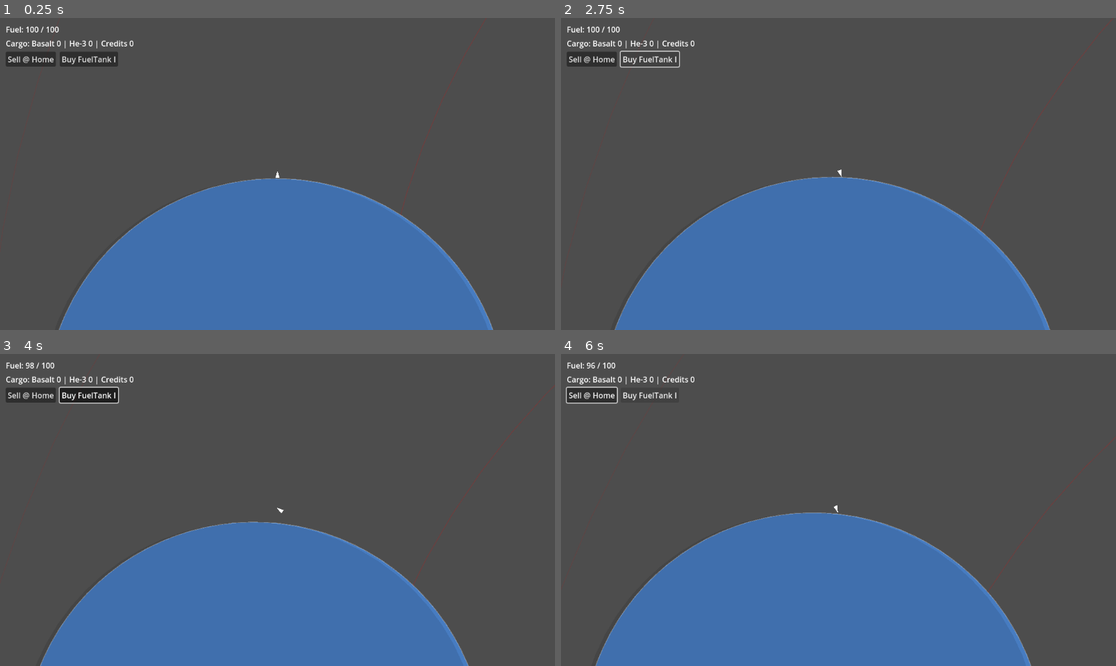
Above: before the commit, frames 1-4 (two rows, left to right).
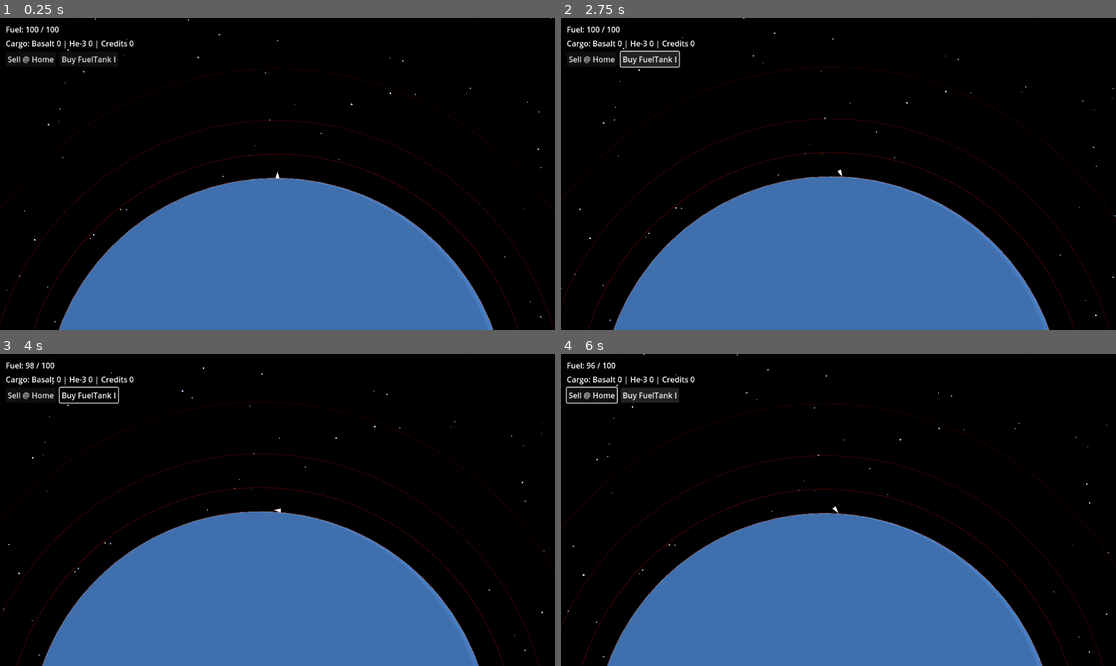
Above: after the commit, the same moments.

Repository: orrybaram/retrograde
Game: Godot game, scene res://scenes/Main.tscn
The game is run twice, just before and just after one commit, with the same random seed, the same clock (stepped at 60 frames per second) and the same inputs.
Inputs:
- Up to frame 1 (0.25 s): no input
- Up to frame 2 (2.75 s): click "Sell @ Home" at 0.5 s; click "Buy FuelTank I" at 1.25 s; tap Enter at 2 s; hold Right (turn_right) from 2.03 s (still down); hold Space (boost) from 2.03 s (still down)
- Up to frame 3 (4 s): release Right (turn_right) at 2.78 s; release Space (boost) at 2.78 s; hold Down (reverse_thrust) 2.78-3.53 s; tap Space (boost) at 2.85 s; hold Right (turn_right) from 3.53 s (still down); hold Space (boost) from 3.53 s (still down)
- Up to frame 4 (6 s): release Right (turn_right) at 4.28 s; release Space (boost) at 4.28 s; hold Down (reverse_thrust) 4.28-5.03 s; tap Space (boost) at 4.35, 5.85 s; hold Space (boost) 5.03-5.78 s; hold Left (turn_left) from 5.03 s (still down)

The runs differ from the first frame. In frame 1, 72% of the frame differs, in the area x 0-100%, y 0-100%; in frame 2, 72%; in frame 3, 74%; in frame 4, 73%.
Error in both runs: Invalid access to property or key 'global_position' on a base object of type 'null instance'. (res://scripts/HUD.gd:39)

Commit message:
feat: add stars and update gravity viz

Diff:
--- a/Entities/Planet/Planet.tscn
+++ b/Entities/Planet/Planet.tscn
@@ -40,6 +40,8 @@
 material = SubResource("CanvasItemMaterial_xv80x")
 script = ExtResource("5_sskfm")
 outline_color = Color(0.88, 0.070399985, 0.070399985, 0.31764707)
+ring_count = 5
+max_radius_multiplier = 5.0
 
 [node name="OrbitVisual" type="Node2D" parent="."]
 script = ExtResource("6")
--- a/project.godot
+++ b/project.godot
@@ -14,6 +14,10 @@
 run/main_scene="res://scenes/Main.tscn"
 config/features=PackedStringArray("4.5")
 config/icon="res://icon.svg"
+
+[autoload]
+
+RNG="*res://scripts/RNG.gd"
 
 [input]
 
--- a/scenes/GravityFieldVisual.gd
+++ b/scenes/GravityFieldVisual.gd
@@ -5,6 +5,16 @@
 @export var base_color: Color = Color(0, 0, 0, 0.0) : set = _set_base_color
 @export var outline_width: float = 3.0 : set = _set_outline_width
 @export var outline_color: Color = Color(1, 1, 1, 0.25) : set = _set_outline_color
+@export var ring_count: int = 3 : set = _set_ring_count
+@export var max_radius_multiplier: float = 10.0 : set = _set_max_radius_multiplier
+
+func _set_max_radius_multiplier(v: float) -> void:
+	max_radius_multiplier = max(1.0, v)
+	queue_redraw()
+
+func _set_ring_count(v: int) -> void:
+	ring_count = max(0, v)
+	queue_redraw()
 
 func _ready() -> void:
 	planet = NodeUtils.find_parent_of_type(self, Planet)
@@ -13,6 +23,27 @@
 	if planet:
 		return planet.radius
 	return 160.0  # Fallback
+
+func _get_base_gravity_strength() -> float:
+	if planet:
+		return planet._get_gravity_strength()
+	return 100000.0  # Fallback
+
+func _get_gravity_strength_at_distance(distance: float) -> float:
+	# Uses inverse square law: strength = base_strength / (distance * distance)
+	var base_strength = _get_base_gravity_strength()
+	if distance <= 0.0:
+		return base_strength
+	return base_strength / (distance * distance)
+
+func _get_distance_for_strength(target_strength: float) -> float:
+	# Inverse calculation: distance = sqrt(base_strength / target_strength)
+	var base_strength = _get_base_gravity_strength()
+	if target_strength <= 0.0:
+		return _get_radius() * max_radius_multiplier  # Return max distance
+	if target_strength >= base_strength:
+		return _get_radius()  # Return min distance (planet surface)
+	return sqrt(base_strength / target_strength)
 
 func _set_base_color(c: Color) -> void:
 	base_color = c
@@ -27,22 +58,36 @@
 	queue_redraw()
 
 func _draw() -> void:
-	var max_radius = _get_radius() * 20
+	var planet_radius = _get_radius()
+	var max_radius = planet_radius * max_radius_multiplier
 	# Fill
 	draw_circle(Vector2.ZERO, max_radius, base_color)
 
-	# Draw 3 rings evenly spaced, with outer rings having lower opacity
-	if outline_width > 0.0:
+	# Draw rings based on gravity strength, with outer rings having lower opacity
+	if outline_width > 0.0 and ring_count > 0 and planet:
 		# 96 segments ~ smooth ring; adjust for perf if needed
-		# Inner ring (full opacity)
-		var inner_radius = max_radius * (1.0 / 3.0)
-		draw_arc(Vector2.ZERO, inner_radius, 0.0, TAU, 96, outline_color, outline_width)
+		var base_strength = _get_base_gravity_strength()
 
-		# Middle ring (66% opacity)
-		var middle_radius = max_radius * (2.0 / 3.0)
-		var middle_color = Color(outline_color.r, outline_color.g, outline_color.b, outline_color.a * 0.66)
-		draw_arc(Vector2.ZERO, middle_radius, 0.0, TAU, 96, middle_color, outline_width)
+		# Calculate strength at planet surface (reference point)
+		var surface_strength = _get_gravity_strength_at_distance(planet_radius)
 
-		# Outer ring (33% opacity)
-		var outer_color = Color(outline_color.r, outline_color.g, outline_color.b, outline_color.a * 0.33)
-		draw_arc(Vector2.ZERO, max_radius, 0.0, TAU, 96, outer_color, outline_width)
+		for i in range(ring_count):
+			# Calculate target strength ratio using exponential decay
+			# From 100% (inner) to 10% (outer) of surface strength
+			# Using: strength_ratio = 0.1 + 0.9 * (1.0 - i / ring_count)
+			# Or exponential: strength_ratio = pow(0.1, i / ring_count)
+			var strength_ratio = 0.1 + 0.9 * (1.0 - float(i) / float(ring_count))
+			var target_strength = surface_strength * strength_ratio
+
+			# Calculate radius for this strength
+			var ring_radius = _get_distance_for_strength(target_strength)
+
+			# Clamp to valid range
+			ring_radius = clamp(ring_radius, planet_radius, max_radius)
+
+			# Calculate opacity: decreases from inner (full) to outer (lowest)
+			var opacity_ratio = 1.0 - (float(i) / float(ring_count))
+			var ring_alpha = outline_color.a * opacity_ratio
+
+			var ring_color = Color(outline_color.r, outline_color.g, outline_color.b, ring_alpha)
+			draw_arc(Vector2.ZERO, ring_radius, 0.0, TAU, 96, ring_color, outline_width)
--- a/scenes/Main.tscn
+++ b/scenes/Main.tscn
@@ -8,9 +8,14 @@
 [ext_resource type="PackedScene" uid="uid://dyj33wc7mamja" path="res://Entities/Planet/Planet.tscn" id="6"]
 [ext_resource type="PackedScene" path="res://scenes/ResourceNode.tscn" id="7"]
 [ext_resource type="PackedScene" uid="uid://btfs0vii8ixiq" path="res://ui/HUD.tscn" id="8"]
+[ext_resource type="Script" path="res://scenes/StarField.gd" id="9"]
 
 [node name="Main" type="Node2D"]
 script = ExtResource("1")
+
+[node name="StarField" type="Node2D" parent="."]
+z_index = -10
+script = ExtResource("9")
 
 [node name="GameState" type="Node" parent="."]
 script = ExtResource("2")
@@ -30,7 +35,7 @@
 
 [node name="Earth" parent="." instance=ExtResource("6")]
 position = Vector2(-648, 9)
-mass = 80000000.0
+mass = 150000000.0
 radius = 800.0
 color = Color(0.2795402, 0.48597795, 0.7557118, 1)
 enable_orbiting = false
--- /dev/null
+++ b/scenes/StarField.gd
@@ -0,0 +1,237 @@
+extends Node2D
+class_name StarField
+
+# Star generation parameters
+@export var star_count: int = 1000
+var near_star_count: int = int(star_count * 0.3)
+var far_star_count: int = int(star_count * 0.7)
+
+
+# Parallax parameters
+@export var near_parallax_speed: float = 0.002
+@export var far_parallax_speed: float = 0.001
+
+# Star appearance
+@export var star_size_min: float = 1.0
+@export var star_size_max: float = 3.0
+@export var twinkle_speed: float = 2.0
+@export var twinkle_amount: float = 0.3
+
+# Star colors (white, blue, yellow)
+@export var star_colors: Array[Color] = [
+	Color(1.0, 1.0, 1.0, 1.0),  # White
+	Color(0.7, 0.8, 1.0, 1.0),  # Blue
+	Color(1.0, 1.0, 0.8, 1.0)   # Yellow
+]
+
+# Star field area (large enough to cover camera movement)
+@export var field_size: Vector2 = Vector2(20000, 20000)
+@export var cull_margin: float = 500.0  # Extra margin around camera for culling
+
+# Star data structure
+class StarData:
+	var position: Vector2
+	var size: float
+	var color: Color
+	var twinkle_offset: float
+
+	func _init(pos: Vector2, sz: float, col: Color, offset: float):
+		position = pos
+		size = sz
+		color = col
+		twinkle_offset = offset
+
+# Star storage - organized by grid cells for efficient culling
+var star_cache: Dictionary = {}  # Key: "x_y_layer", Value: Array[StarData]
+var visible_near_stars: Array[StarData] = []
+var visible_far_stars: Array[StarData] = []
+var camera: Camera2D = null
+var last_cull_bounds: Rect2 = Rect2()
+var cell_size: float = 2000.0  # Size of each cache cell
+
+func _ready() -> void:
+	# Find camera (from Ship)
+	_find_camera()
+	# Set z_index to be behind everything
+	z_index = -10
+
+	# Calculate star counts
+	near_star_count = int(star_count * 0.3)
+	far_star_count = int(star_count * 0.7)
+
+func _find_camera() -> void:
+	# Find the Ship's camera - try multiple methods
+	var ship = get_node_or_null("../Ship")
+	if not ship:
+		# Try to find by searching the tree
+		ship = get_tree().get_first_node_in_group("ships")
+	if not ship:
+		# Try to find Ship by class name
+		for child in get_tree().get_nodes_in_group("planets"):
+			var parent = child.get_parent()
+			if parent and parent.name == "Main":
+				ship = parent.get_node_or_null("Ship")
+				break
+
+	if ship:
+		camera = ship.get_node_or_null("Camera2D") as Camera2D
+
+func _get_cell_key(cell_x: int, cell_y: int, layer: String) -> String:
+	return str(cell_x) + "_" + str(cell_y) + "_" + layer
+
+func _generate_stars_for_cell(cell_x: int, cell_y: int, layer: String, count: int) -> Array[StarData]:
+	var key = _get_cell_key(cell_x, cell_y, layer)
+
+	# Check cache first
+	if star_cache.has(key):
+		return star_cache[key]
+
+	# Generate stars for this cell using seeded RNG from global singleton
+	# Create unique seed offset for this cell
+	var cell_seed_offset = hash(Vector2i(cell_x, cell_y)) + hash(layer)
+	var rng = RNG.get_seeded_rng(cell_seed_offset)
+
+	var stars: Array[StarData] = []
+	var cell_min_x = cell_x * cell_size - field_size.x / 2
+	var cell_max_x = (cell_x + 1) * cell_size - field_size.x / 2
+	var cell_min_y = cell_y * cell_size - field_size.y / 2
+	var cell_max_y = (cell_y + 1) * cell_size - field_size.y / 2
+
+	for i in range(count):
+		var pos = Vector2(
+			rng.randf_range(cell_min_x, cell_max_x),
+			rng.randf_range(cell_min_y, cell_max_y)
+		)
+		var size = rng.randf_range(star_size_min, star_size_max)
+		var color = star_colors[rng.randi() % star_colors.size()]
+		var twinkle_offset = rng.randf_range(0.0, TAU)
+		stars.append(StarData.new(pos, size, color, twinkle_offset))
+
+	# Cache the stars
+	star_cache[key] = stars
+	return stars
+
+func _update_visible_stars(camera_pos: Vector2, viewport_size: Vector2) -> void:
+	# Calculate viewport bounds with margin
+	var viewport_half = viewport_size / 2.0
+	var bounds = Rect2(
+		camera_pos.x - viewport_half.x - cull_margin,
+		camera_pos.y - viewport_half.y - cull_margin,
+		viewport_size.x + cull_margin * 2.0,
+		viewport_size.y + cull_margin * 2.0
+	)
+
+	# Only recalculate if camera moved significantly
+	if bounds.intersects(last_cull_bounds) and last_cull_bounds.get_area() > 0:
+		# Check if we need to update (camera moved outside previous bounds)
+		if last_cull_bounds.encloses(bounds):
+			return  # Still within previous bounds, no update needed
+
+	last_cull_bounds = bounds
+
+	# Calculate which cells we need
+	var min_cell_x = int((bounds.position.x + field_size.x / 2) / cell_size)
+	var max_cell_x = int((bounds.position.x + bounds.size.x + field_size.x / 2) / cell_size)
+	var min_cell_y = int((bounds.position.y + field_size.y / 2) / cell_size)
+	var max_cell_y = int((bounds.position.y + bounds.size.y + field_size.y / 2) / cell_size)
+
+	# Clear visible stars
+	visible_near_stars.clear()
+	visible_far_stars.clear()
+
+	# Calculate stars per cell (distribute total stars across visible cells)
+	var cells_x = max_cell_x - min_cell_x + 1
+	var cells_y = max_cell_y - min_cell_y + 1
+	var total_cells = cells_x * cells_y
+	var near_per_cell = max(1, int(near_star_count / max(total_cells, 1)))
+	var far_per_cell = max(1, int(far_star_count / max(total_cells, 1)))
+
+	# Generate and collect visible stars
+	for cell_x in range(min_cell_x, max_cell_x + 1):
+		for cell_y in range(min_cell_y, max_cell_y + 1):
+			var near_stars = _generate_stars_for_cell(cell_x, cell_y, "near", near_per_cell)
+			var far_stars = _generate_stars_for_cell(cell_x, cell_y, "far", far_per_cell)
+
+			# Cull stars outside bounds
+			for star in near_stars:
+				var star_world_pos = star.position
+				if bounds.has_point(star_world_pos):
+					visible_near_stars.append(star)
+
+			for star in far_stars:
+				var star_world_pos = star.position
+				if bounds.has_point(star_world_pos):
+					visible_far_stars.append(star)
+
+func _process(_delta: float) -> void:
+	# Update camera reference if needed
+	if not camera:
+		_find_camera()
+		return
+
+	# Get viewport size and account for camera zoom
+	var viewport = get_viewport()
+	if not viewport:
+		return
+
+	var viewport_size = viewport.get_visible_rect().size
+	var camera_zoom = camera.zoom
+	# Account for zoom - when zoomed in, viewport covers less world space
+	var world_viewport_size = viewport_size / camera_zoom
+	var camera_pos = camera.global_position
+
+	# Update visible stars based on camera position
+	_update_visible_stars(camera_pos, world_viewport_size)
+
+	# Queue redraw to update star positions and twinkling
+	queue_redraw()
+
+func _draw() -> void:
+	if not camera:
+		return
+
+	var camera_pos = camera.global_position
+
+	# Draw black background covering the entire viewport
+	var viewport = get_viewport()
+	if viewport:
+		var viewport_size = viewport.get_visible_rect().size
+		var camera_zoom = camera.zoom
+		var world_viewport_size = viewport_size / camera_zoom
+
+		# Draw a large black rectangle centered on camera
+		var bg_rect = Rect2(
+			camera_pos - world_viewport_size / 2.0 - Vector2(cull_margin, cull_margin),
+			world_viewport_size + Vector2(cull_margin * 2.0, cull_margin * 2.0)
+		)
+		draw_rect(bg_rect, Color.BLACK)
+
+	# Draw far stars (slow parallax)
+	for star in visible_far_stars:
+		_draw_star(star, camera_pos, far_parallax_speed)
+
+	# Draw near stars (fast parallax)
+	for star in visible_near_stars:
+		_draw_star(star, camera_pos, near_parallax_speed)
+
+func _draw_star(star: StarData, camera_pos: Vector2, parallax_speed: float) -> void:
+	# Calculate draw position with parallax
+	# Stars move at parallax_speed fraction of camera movement
+	# For parallax_speed = 0.2, stars move at 20% of camera speed
+	var draw_pos = star.position - camera_pos * parallax_speed
+
+	# Calculate twinkling effect
+	var time = Time.get_ticks_msec() / 1000.0
+	var twinkle = sin(time * twinkle_speed + star.twinkle_offset)
+	var brightness = 1.0 - (twinkle_amount * (1.0 - twinkle) / 2.0)
+
+	# Apply twinkling to color
+	var twinkled_color = Color(
+		star.color.r * brightness,
+		star.color.g * brightness,
+		star.color.b * brightness,
+		star.color.a
+	)
+
+	# Draw star as a circle
+	draw_circle(draw_pos, star.size, twinkled_color)
--- /dev/null
+++ b/scripts/RNG.gd
@@ -0,0 +1,24 @@
+extends Node
+
+# Global Random Number Generator singleton
+# Access via RNG.rng throughout the project
+
+var rng: RandomNumberGenerator
+@export var seed_value: int = 12345
+
+func _ready() -> void:
+	rng = RandomNumberGenerator.new()
+	rng.seed = seed_value
+
+# Get a seeded RNG for a specific purpose (e.g., cell-based generation)
+# This creates a new RNG with a seed derived from the base seed + the provided value
+func get_seeded_rng(seed_offset: int) -> RandomNumberGenerator:
+	var seeded_rng = RandomNumberGenerator.new()
+	seeded_rng.seed = seed_value + seed_offset
+	return seeded_rng
+
+# Set the global seed (affects all future random calls)
+func set_seed(new_seed: int) -> void:
+	seed_value = new_seed
+	if rng:
+		rng.seed = new_seed
Not shown: 1 places in scenes/Main.tscn that only renumber resources
Not shown, added: scenes/StarField.gd.uid
Not shown, added: scripts/RNG.gd.uid
